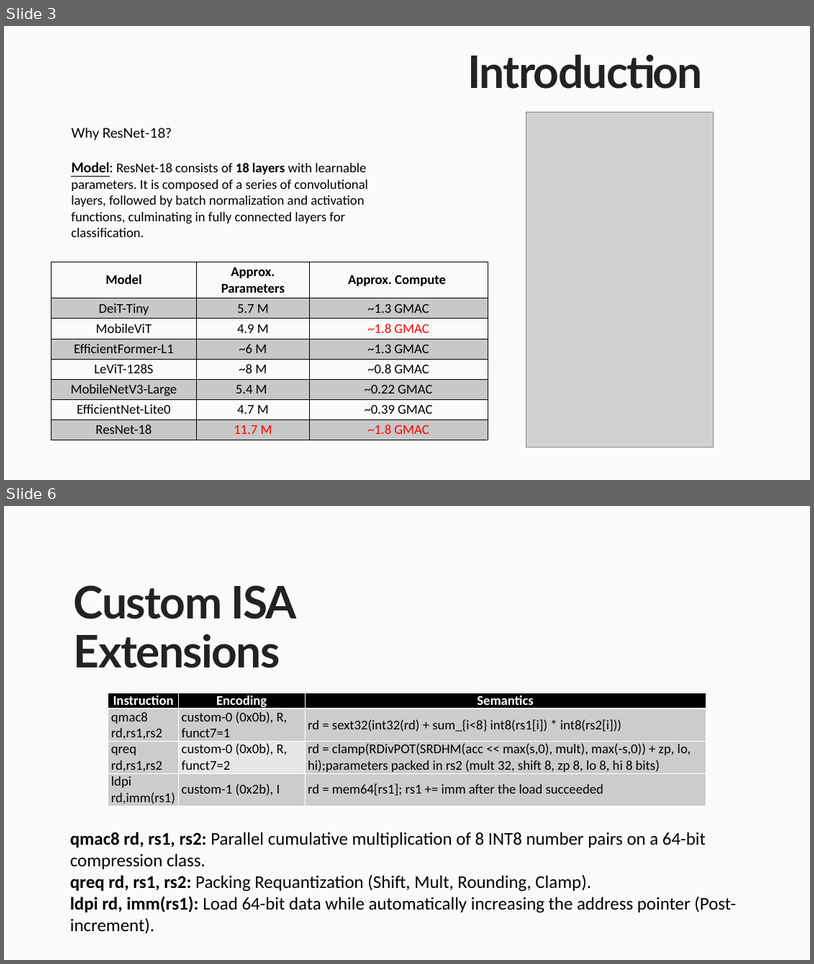
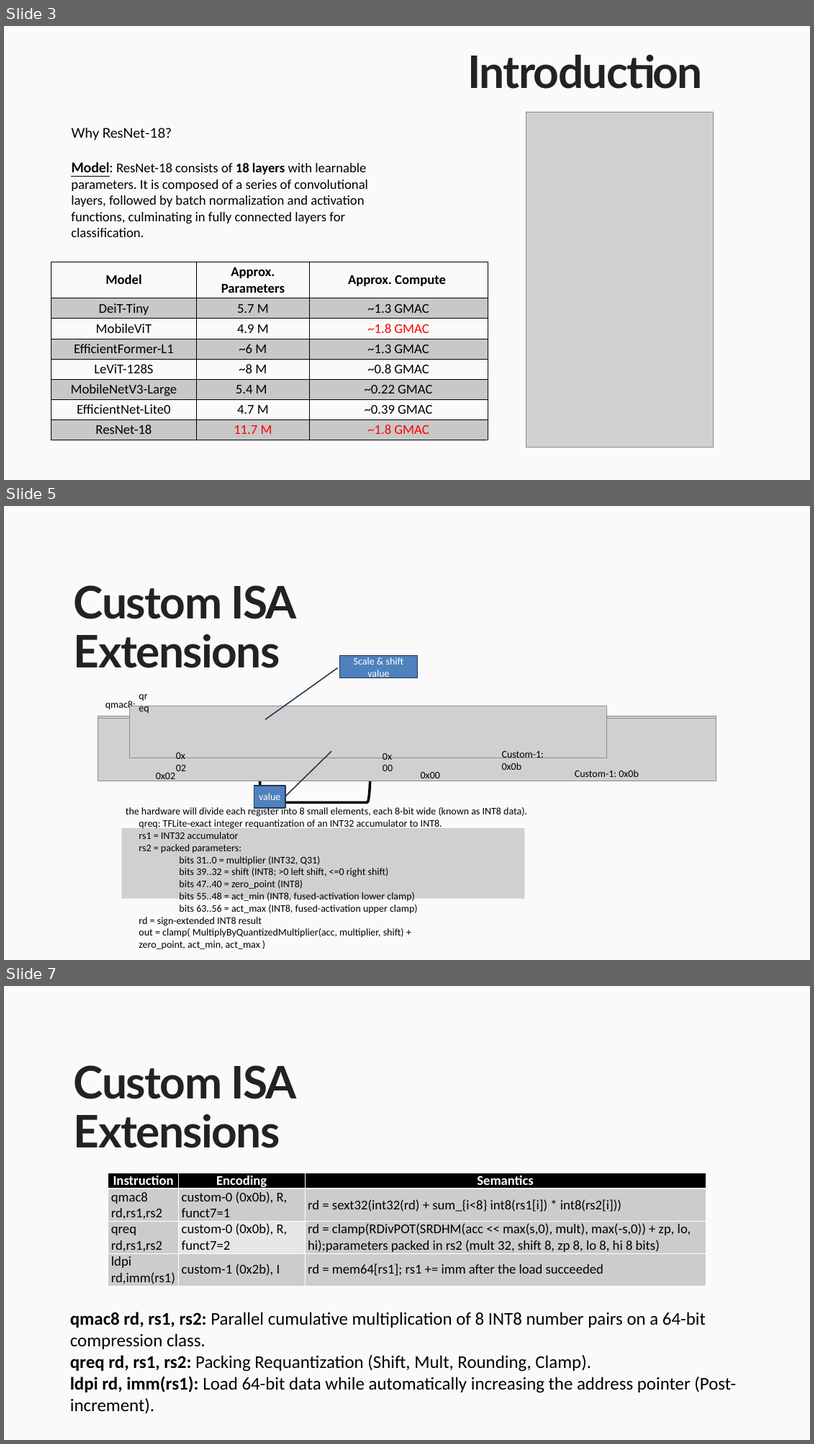
Before and after one commit to Thanatos-9490/RV64IMC_neural_network_acceleration, a slide deck: 114165502_潘公維謙.pptx. Shown one above the other, each under a label of ours: slides 3 and 6 before the commit, slides 3, 5 and 7 after it; the slides between them are not shown. The pictures are 814x964 and 814x1444 pixels, drawn with LibreOffice and Linux fonts; fonts in the diff are those of the drawing; grey boxes stand for pictures. Boxes give left, top, right and bottom in pixels: in the first picture for what was removed or moved away, otherwise in the second. Text is boxed around its words. In the diff, an @@ line names an element or a change of style, - is before the commit and + after.

Commit message:
update presentation slides (v1)

```diff
--- a/114165502_潘公維謙.pptx
+++ b/114165502_潘公維謙.pptx
@@ slide 5 added at bbox=[4, 506, 810, 960], background #FAFAFA @@
@@ text added at bbox=[74, 585, 297, 668], 80 pt, text #222222, bold @@
+Custom ISA Extensions
@@ group added at bbox=[98, 700, 717, 898]: 6 texts, 3 pictures, 1 right bracket @@
+0x01
+the hardware will divide each register into 8 small elements, each 8-bit wide (known as INT8 data).
+qmac8:
+0x02
+0x00
+Custom-1: 0x0b
@@ group added at bbox=[130, 656, 607, 937]: 5 texts, 2 border callouts, 1 picture @@
+0x02
+0x00
+qreq
+value
+Scale & shift value
+Custom-1: 0x0b
+qreq: TFLite-exact integer requantization of an INT32 accumulator to INT8.
+rs1 = INT32 accumulator
+rs2 = packed parameters:
+bits 31..0 = multiplier (INT32, Q31)
+bits 39..32 = shift (INT8; >0 left shift, <=0 right shift)
+bits 47..40 = zero_point (INT8)
+bits 55..48 = act_min (INT8, fused-activation lower clamp)
+bits 63..56 = act_max (INT8, fused-activation upper clamp)
+rd = sign-extended INT8 result
+out = clamp( MultiplyByQuantizedMultiplier(acc, multiplier, shift) + zero_point, act_min, act_max )
@@ what was slide 6 is now slide 7 @@
```
Also in this commit, not shown: 3 slides changed, 2 other slides added.
